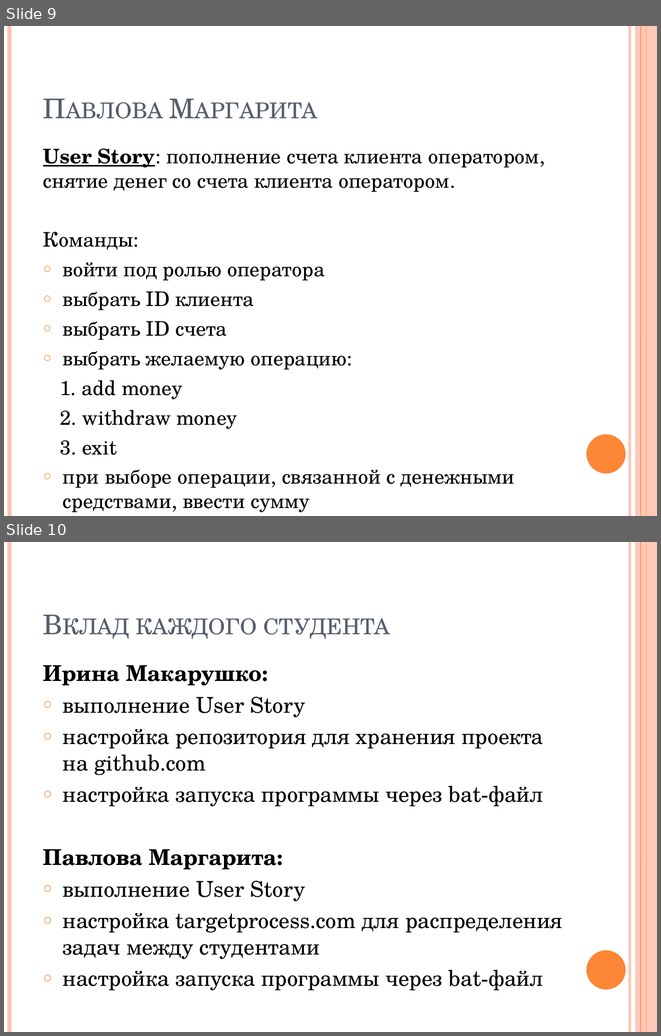
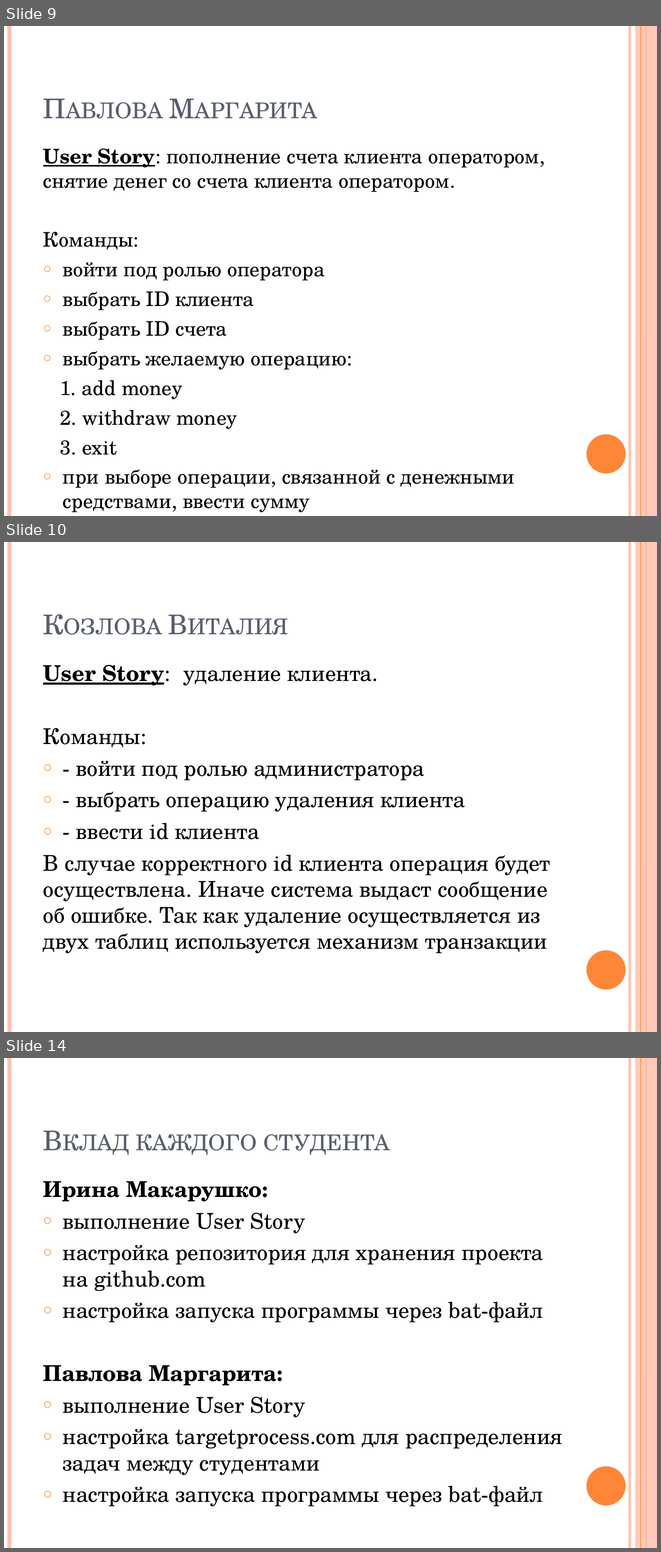
Before and after one commit to IrinaMakarushko/BankSystem, a slide deck: Спецкурс. Презентация.pptx. Shown one above the other, each under a label of ours: slides 9 and 10 before the commit, slides 9, 10 and 14 after it; the slides between them are not shown. The pictures are 661x1036 and 661x1552 pixels, drawn with LibreOffice and Linux fonts; fonts in the diff are those of the drawing. Boxes give left, top, right and bottom in pixels: in the first picture for what was removed or moved away, otherwise in the second. Text is boxed around its words. In the diff, an @@ line names an element or a change of style, - is before the commit and + after.

```diff
--- a/Спецкурс. Презентация.pptx
+++ b/Спецкурс. Презентация.pptx
@@ slide 10 added at <box>4,542,657,1032</box>, background #FFFFFF; not listed: 6 template elements that a slide beside it also shows @@
@@ title added at <box>37,562,570,643</box>, 30 pt, text #575F6D, small capitals @@
+Козлова Виталия
@@ text added at <box>43,664,550,953</box>, 24 pt, text #000000 @@
+User Story: удаление клиента.
+Команды:
+○ - войти под ролью администратора
+○ - выбрать операцию удаления клиента
+○ - ввести id клиента
+В случае корректного id клиента операция будет осуществлена. Иначе система выдаст сообщение об ошибке. Так как удаление осуществляется из двух таблиц используется механизм транзакции
@@ what was slide 10 is now slide 14 @@
```
Also in this commit, not shown: 4 other slides added.
